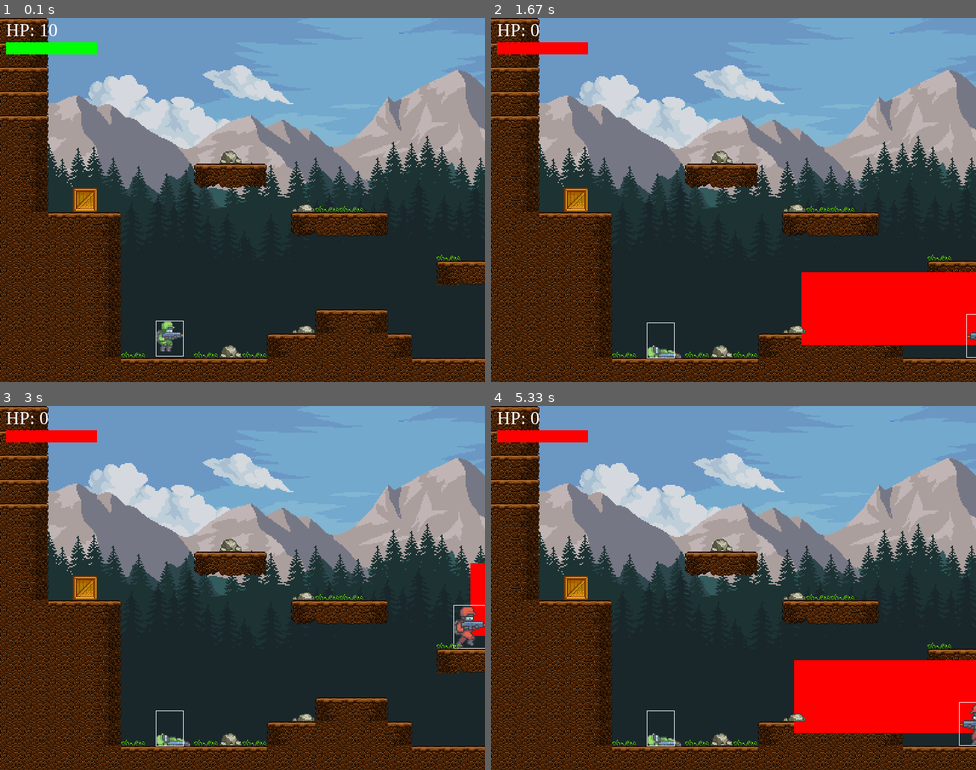
Above: before the commit, frames 1-4 (two rows, left to right).
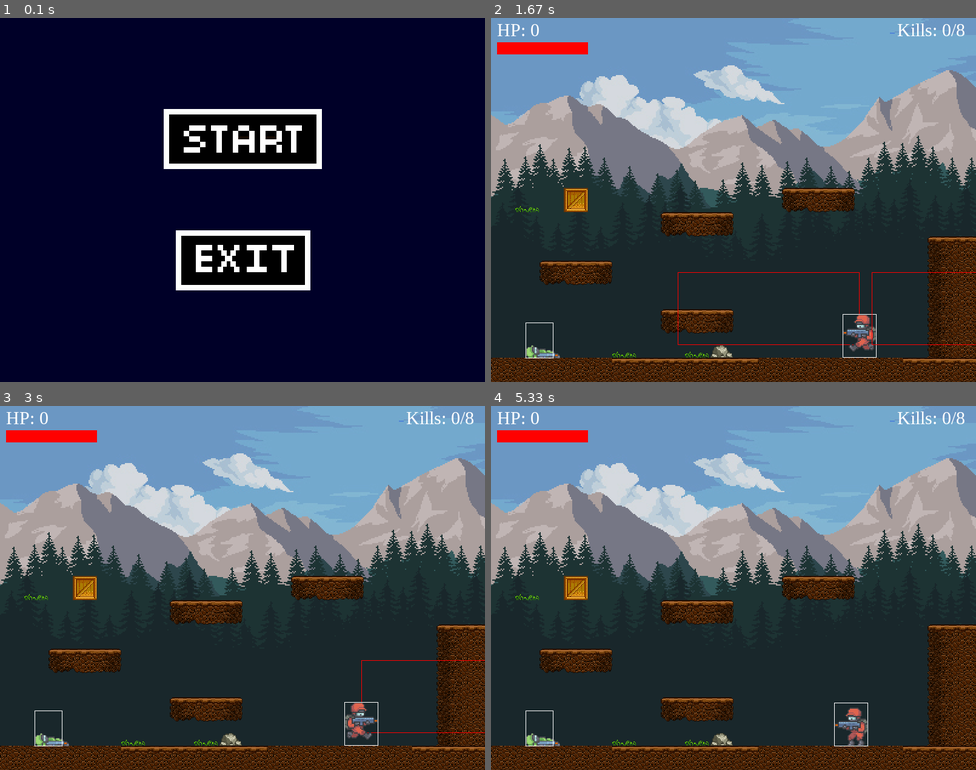
Above: after the commit, the same moments.

Repository: alfrooster/pygame-project
Game: pygame game, started from main.py
The game is run twice, just before and just after one commit, with the same random seed, the same clock (stepped at 60 frames per second) and the same inputs.
Inputs (mouse positions are in pixels of both pictures, inside the frame that each line leads up to):
- Up to frame 1 (0.1 s): no input
- Up to frame 2 (1.67 s): press the mouse at (733, 138) at 0.37 s; move the mouse to (791, 163) at 0.47 s; release the mouse at (845, 192) at 0.6 s; tap Q at 0.67 s
- Up to frame 3 (3 s): no input
- Up to frame 4 (5.33 s): no input

The runs differ from the first frame. In frame 1, 100% of the frame differs, in the area x 0-100%, y 0-100%; in frame 2, 29%; in frame 3, 26%; in frame 4, 30%.

Commit message:
screen scrolling and main menu

Diff:
--- /dev/null
+++ b/button.py
@@ -0,0 +1,31 @@
+import pygame
+
+#button class
+class Button():
+	def __init__(self,x, y, image, scale):
+		width = image.get_width()
+		height = image.get_height()
+		self.image = pygame.transform.scale(image, (int(width * scale), int(height * scale)))
+		self.rect = self.image.get_rect()
+		self.rect.topleft = (x, y)
+		self.clicked = False
+
+	def draw(self, surface):
+		action = False
+
+		#get mouse position
+		pos = pygame.mouse.get_pos()
+
+		#check mouseover and clicked conditions
+		if self.rect.collidepoint(pos):
+			if pygame.mouse.get_pressed()[0] == 1 and self.clicked == False:
+				action = True
+				self.clicked = True
+
+		if pygame.mouse.get_pressed()[0] == 0:
+			self.clicked = False
+
+		#draw button
+		surface.blit(self.image, (self.rect.x, self.rect.y))
+
+		return action
--- a/level1_data.csv
+++ b/level1_data.csv
@@ -1,15 +1,15 @@
-0;2;-1;-1;-1;-1;-1;-1;-1;-1;-1;-1;-1;-1;-1; …(404 unchanged characters)…
-0;2;-1;-1;-1;-1;-1;-1;-1;-1;-1;-1;-1;-1;-1; …(404 unchanged characters)…
-0;2;-1;-1;-1;-1;-1;-1;-1;-1;-1;-1;-1;-1;-1; …(404 unchanged characters)…
-0;2;-1;-1;-1;-1;-1;-1;-1;-1;-1;-1;-1;-1;-1; …(404 unchanged characters)…
-0;2;-1;-1;-1;-1;-1;-1;-1;-1;-1;-1;-1;-1;-1; …(404 unchanged characters)…
-4;5;-1;-1;-1;-1;-1;-1;-1;13;-1;-1;-1;-1;-1;-1;-1;-1;-1;-1;-1;-1;-1; …(380 unchanged characters)…
-4;5;-1;-1;-1;-1;-1;-1;6;7;8;-1;-1;-1;-1;-1;-1;-1;-1;-1;-1;-1;-1;-1; …(373 unchanged characters)…
-4;5;-1;12;-1;-1;-1;-1;-1;-1;-1;-1;11;14;14;-1;-1;-1;-1;-1;-1;-1;-1;-1;-1;-1;-1;-1; …(347 unchanged characters)…
-4;4;0;0;2;-1;-1;-1;-1;-1;-1;-1;6;7;7;8;-1;-1;-1;-1;-1;-1;-1;-1;-1;-1;-1;-1;-1; …(351 unchanged characters)…
-4;4;4;4;5;-1;-1;-1;-1;-1;-1;-1;-1;-1;-1;-1;-1;-1;14;-1;14;16;14;13;-1;-1;-1;-1;-1;-1;-1;14;-1;-1;1;0;2;-1;-1;-1;-1;-1;-1;-1;-1;-1;-1;-1;-1;-1; …(280 unchanged characters)…
-4;4;4;4;5;-1;-1;-1;-1;-1;-1;-1;-1;-1;-1;-1;-1;-1;1;7;7;7;7;7;8;-1;-1;-1;-1;13;-1;0;-1;-1;3;4;5;-1;-1;-1;-1;-1;-1;-1;-1;-1;-1;-1;-1;-1; …(265 unchanged characters)…
-4;4;4;4;5;-1;-1;-1;-1;-1;-1;-1;-1;-1;-1;-1;-1;-1;-1;-1;-1;-1;-1;-1;-1;-1;-1;-1;14;1;0;5;9;9;3;4;5;-1;-1;-1;-1;-1;-1;-1;-1;-1;-1;-1;-1;-1; …(273 unchanged characters)…
-4;4;4;4;5;-1;-1;-1;-1;-1;-1;-1;11;1;0;2;-1;-1;-1;-1;-1;-1;-1;-1;-1;-1;-1;1;0;4;4;5;10;10;3;4;5;-1;-1;-1;-1;-1;-1;-1;-1;-1;-1;-1;-1;-1; …(257 unchanged characters)…
-4;4;4;4;5;14;-1;15;14;13;14;1;0;4;4;4;2;-1;-1;-1;14;16;11;14;14;-1;1;4;4;4;4;5;10;10;3;4;5;-1;-1;-1;-1;-1;-1;-1;-1;-1;-1;-1;-1;-1; …(242 unchanged characters)…
-4;4;4;4;4;0;0;0;0;0;0;4;4;4;4;4;4;0;0;0;0;0;0;0;0;0;4;4;4;4;4;4;4;4;4;4;4;-1;-1;-1;-1;-1;-1;-1;-1;-1;-1;-1;-1;-1;-1;-1;-1;-1;-1;-1;-1;-1;-1;-1;-1;-1;-1;-1;-1;3;4;4;4;5;10;10;10;10;10;10;10;10;10;10 …(182 unchanged characters)…
+-1;-1;-1;-1;-1;-1;-1;-1;-1;-1;-1;-1;-1;-1;-1; …(404 unchanged characters)…
+-1;-1;-1;-1;-1;-1;-1;-1;-1;-1;-1;-1;-1;-1;-1; …(404 unchanged characters)…
+-1;-1;-1;-1;-1;-1;-1;-1;-1;-1;-1;-1;-1;-1;-1; …(404 unchanged characters)…
+-1;-1;-1;-1;-1;-1;-1;-1;-1;-1;-1;-1;-1;-1;-1; …(404 unchanged characters)…
+-1;-1;-1;-1;-1;-1;-1;-1;-1;-1;-1;-1;-1;-1;-1; …(404 unchanged characters)…
+-1;-1;-1;-1;-1;-1;-1;-1;-1;-1;-1;-1;-1;-1;-1;-1;-1;-1;-1;-1;-1;-1;-1; …(380 unchanged characters)…
+-1;-1;-1;-1;-1;-1;-1;-1;-1;-1;-1;-1;-1;-1;-1;-1;-1;-1;-1;-1;-1;-1;-1;-1; …(373 unchanged characters)…
+-1;14;-1;12;-1;-1;-1;-1;-1;-1;-1;-1;6;7;8;-1;-1;-1;-1;-1;-1;-1;-1;-1;-1;-1;-1;-1; …(347 unchanged characters)…
+-1;-1;-1;-1;-1;-1;-1;6;7;8;-1;-1;-1;-1;-1;-1;-1;-1;-1;-1;-1;-1;-1;-1;-1;-1;-1;-1;-1; …(351 unchanged characters)…
+-1;-1;-1;-1;-1;-1;-1;-1;-1;-1;-1;-1;-1;-1;-1;-1;-1;-1;1;0;2;-1;-1;-1;-1;-1;-1;-1;-1;-1;-1;-1;-1;-1;-1;-1;-1;-1;-1;-1;-1;-1;-1;-1;-1;-1;-1;-1;-1;-1; …(280 unchanged characters)…
+-1;-1;6;7;8;-1;-1;-1;-1;-1;-1;-1;-1;-1;-1;-1;-1;-1;3;4;5;-1;-1;-1;-1;-1;-1;-1;-1;-1;-1;-1;-1;-1;-1;-1;-1;-1;-1;-1;-1;-1;-1;-1;-1;-1;-1;-1;-1;-1; …(265 unchanged characters)…
+-1;-1;-1;-1;-1;-1;-1;-1;-1;-1;-1;-1;-1;-1;-1;-1;-1;-1;3;4;5;-1;-1;-1;-1;-1;-1;-1;-1;-1;-1;-1;-1;-1;-1;-1;-1;-1;-1;-1;-1;-1;-1;-1;-1;-1;-1;-1;-1;-1; …(273 unchanged characters)…
+-1;-1;-1;-1;-1;-1;-1;6;7;8;-1;-1;-1;-1;-1;-1;-1;-1;3;4;5;-1;-1;-1;-1;-1;-1;-1;-1;-1;4;9;9;4;-1;-1;-1;-1;-1;-1;-1;-1;-1;-1;-1;-1;-1;-1;-1;-1; …(257 unchanged characters)…
+-1;-1;15;-1;-1;14;-1;-1;14;13;-1;-1;-1;-1;-1;16;-1;-1;3;4;5;14;11;16;14;-1;-1;-1;-1;4;10;10;10;4;-1;-1;-1;-1;-1;-1;-1;-1;-1;-1;-1;-1;-1;-1;-1;-1; …(242 unchanged characters)…
+4;4;4;4;4;0;0;0;0;0;0;4;4;4;4;4;4;0;0;0;0;0;0;0;0;0;-1;-1;4;4;4;4;4;4;4;4;4;0;0;0;0;0;0;0;0;0;0;0;0;0;0;0;0;0;0;0;0;0;0;0;0;0;0;0;0;3;4;4;4;5;10;10;10;10;10;10;10;10;10;10 …(182 unchanged characters)…
--- a/main.py
+++ b/main.py
@@ -2,6 +2,7 @@
 import os
 import random
 import csv
+import button
 
 pygame.init()
 
@@ -17,11 +18,16 @@
 
 #game variables
 GRAVITY = 0.75
+SCROLL_THL = 240
+SCROLL_THR = 420
 ROWS = 15
 COLS = 150
 TILE_SIZE = SCREEN_HEIGHT // ROWS
 TILE_TYPES = 21
+screen_scroll = 0
+bg_scroll = 0
 level = 1
+start_game = False
 
 #define player action variables
 moving_left = False
@@ -29,6 +35,11 @@
 shoot = False
 
 #load images
+#button images
+start_img = pygame.image.load('img/start_btn.png').convert_alpha()
+exit_img = pygame.image.load('img/exit_btn.png').convert_alpha()
+restart_img = pygame.image.load('img/restart_btn.png').convert_alpha()
+#background
 pine1_img = pygame.image.load('img/Background/pine1.png').convert_alpha()
 pine2_img = pygame.image.load('img/Background/pine2.png').convert_alpha()
 mountain_img = pygame.image.load('img/Background/mountain.png').convert_alpha()
@@ -43,7 +54,7 @@
 grenade_img = pygame.image.load('img/icons/grenade.png').convert_alpha()
 
 #define colors
-BG = (0, 0, 0)
+BG = (0, 0, 40)
 RED = (255, 0, 0)
 WHITE = (255, 255, 255)
 GREEN = (0, 255, 0)
@@ -57,10 +68,12 @@
 
 def draw_bg():
     screen.fill(BG)
-    screen.blit(sky_img, (0, 0))
-    screen.blit(mountain_img, (0, SCREEN_HEIGHT - mountain_img.get_height() - 260))
-    screen.blit(pine1_img, (0, SCREEN_HEIGHT - pine1_img.get_height() - 110))
-    screen.blit(pine2_img, (0, SCREEN_HEIGHT - pine2_img.get_height() + 40))
+    width = sky_img.get_width()
+    for x in range(5):
+        screen.blit(sky_img, ((x * width) - bg_scroll * 0.1, 0))
+        screen.blit(mountain_img, ((x * width) - bg_scroll * 0.3, SCREEN_HEIGHT - mountain_img.get_height() - 260))
+        screen.blit(pine1_img, ((x * width) - bg_scroll * 0.35, SCREEN_HEIGHT - pine1_img.get_height() - 110))
+        screen.blit(pine2_img, ((x * width) - bg_scroll * 0.4, SCREEN_HEIGHT - pine2_img.get_height() + 40))
 
 class Creature(pygame.sprite.Sprite):
     def __init__(self, char_type, x, y, scale, speed, health):
@@ -71,6 +84,7 @@
         self.shoot_cooldown = 0
         self.health = health
         self.max_health = self.health
+        self.kill_count = 0
         self.direction = 1
         self.vel_y = 0
         self.jump = False
@@ -91,6 +105,7 @@
         self.idling_counter = 0
         self.vomit_cooldown = 0
         self.melee_cooldown = 0
+        self.kill_counted = False
 
         #load all images for the players
         animation_types = ['Idle', 'Run', 'Jump', 'Death', 'Attack']
@@ -123,6 +138,7 @@
 
     def move(self, moving_left, moving_right):
         #reset movement variables
+        screen_scroll = 0
         dx = 0
         dy = 0
 
@@ -164,10 +180,23 @@
                     self.in_air = False
                     dy = tile[1].top - self.rect.bottom
 
+        #check if going off the edges of the screen
+        if self.char_type == 'player':
+            if self.rect.left + dx < 0 or self.rect.right + dx > SCREEN_WIDTH:
+                dx = 0
 
         #update rectangle position
         self.rect.x += dx
         self.rect.y += dy
+
+        #update scroll based on player position
+        if self.char_type == 'player':
+            if (self.rect.right > SCREEN_WIDTH - SCROLL_THR and bg_scroll < (world.level_length * TILE_SIZE) - SCREEN_WIDTH)\
+                or (self.rect.left < SCROLL_THL and bg_scroll > abs(dx)):
+                self.rect.x -= dx
+                screen_scroll = -dx
+
+        return screen_scroll
 
     def shoot(self):
         if self.shoot_cooldown == 0:
@@ -183,7 +212,7 @@
 
     def melee(self):
         self.melee_cooldown = 100
-        pygame.draw.rect(screen, RED, self.punch)
+        pygame.draw.rect(screen, RED, self.punch, 1)
         #if player rect collides with punch rect, lower player health
         if self.punch.colliderect(player.rect):
             if player.alive:
@@ -240,7 +269,7 @@
                     self.move_counter += 1
                     #update ai vision as the enemy moves
                     self.vision.center = (self.rect.centerx + 150 * self.direction, self.rect.centery - 45)
-                    pygame.draw.rect(screen, RED, self.vision)
+                    pygame.draw.rect(screen, RED, self.vision, 1)
 
                     if self.move_counter > TILE_SIZE:
                         self.direction *= -1
@@ -249,6 +278,9 @@
                     self.idling_counter -= 1
                     if self.idling_counter <= 0:
                         self.idling = False
+
+        #scroll
+        self.rect.x += screen_scroll
 
 
     def update_animation(self):
@@ -284,6 +316,9 @@
             self.speed = 0
             self.alive = False
             self.update_action(3)
+            if self.char_type != 'player' and self.kill_counted == False:
+                player.kill_count += 1
+                self.kill_counted = True
 
     def draw(self):
         screen.blit(pygame.transform.flip(self.img, self.flip, False), self.rect)
@@ -295,6 +330,7 @@
         self.obstacle_list = []
 
     def process_data(self, data):
+        self.level_length = len(data[0])
         #iterate through each value in level data file
         for y, row in enumerate(data):
             for x, tile in enumerate(row):
@@ -316,12 +352,12 @@
                     elif tile == 15:
                         player = Creature("player", x * TILE_SIZE, y * TILE_SIZE, 1.65, 5, 10)
                         health_bar = HealthBar(10, 40, player.health, player.health)
+                    elif tile == 16:
+                        enemy = Creature("reg_monster", x * TILE_SIZE, y * TILE_SIZE, 2, 2, 10)
+                        enemy_group.add(enemy)
                     #elif tile == 16:
-                        #enemy = Creature("reg_monster", x * TILE_SIZE, y * TILE_SIZE, 2, 2, 10)
+                        #enemy = Creature("ranged_monster", x * TILE_SIZE, y * TILE_SIZE, 2, 4, 10)
                         #enemy_group.add(enemy)
-                    elif tile == 16:
-                        enemy = Creature("ranged_monster", x * TILE_SIZE, y * TILE_SIZE, 2, 4, 10)
-                        enemy_group.add(enemy)
                     #elif tile == 18:
                         #enemy = Creature("big_monster", x * TILE_SIZE, y * TILE_SIZE, 2, 1, 20)
                         #enemy_group.add(enemy)
@@ -331,7 +367,9 @@
         return player, health_bar
     def draw(self):
         for tile in self.obstacle_list:
+            tile[1][0] += screen_scroll
             screen.blit(tile[0], tile[1])
+
 
 class Decoration(pygame.sprite.Sprite):
     def __init__(self, img, x, y):
@@ -340,6 +378,10 @@
         self.rect = self.image.get_rect()
         self.rect.midtop = (x + TILE_SIZE // 2, y + (TILE_SIZE - self.image.get_height()))
 
+    def update(self):
+        self.rect.x += screen_scroll
+
+
 class Water(pygame.sprite.Sprite):
     def __init__(self, img, x, y):
         pygame.sprite.Sprite.__init__(self)
@@ -347,12 +389,19 @@
         self.rect = self.image.get_rect()
         self.rect.midtop = (x + TILE_SIZE // 2, y + (TILE_SIZE - self.image.get_height()))
 
+    def update(self):
+        self.rect.x += screen_scroll
+
+
 class Exit(pygame.sprite.Sprite):
     def __init__(self, img, x, y):
         pygame.sprite.Sprite.__init__(self)
         self.image = img
         self.rect = self.image.get_rect()
         self.rect.midtop = (x + TILE_SIZE // 2, y + (TILE_SIZE - self.image.get_height()))
+
+    def update(self):
+        self.rect.x += screen_scroll
 
 
 class HealthBar():
@@ -382,7 +431,7 @@
 
     def update(self):
         #move bullet
-        self.rect.x += (self.direction * self.speed)
+        self.rect.x += (self.direction * self.speed) + screen_scroll
         pygame.draw.rect(screen, WHITE, self.rect, 1)
         #check if bullet has gone off screen
         if self.rect.right < 0 or self.rect.left > SCREEN_WIDTH:
@@ -409,7 +458,7 @@
 
     def update(self):
         #move projectile
-        self.rect.x += (self.direction * self.speed)
+        self.rect.x += (self.direction * self.speed) + screen_scroll
         pygame.draw.rect(screen, WHITE, self.rect, 1)
         #check if projectile has gone off screen
         if self.rect.right < 0 or self.rect.left > SCREEN_WIDTH:
@@ -425,6 +474,11 @@
                 self.kill()
 
 
+#create buttons
+start_button = button.Button(SCREEN_WIDTH // 2 - 130, SCREEN_HEIGHT // 2 - 150, start_img, 1)
+exit_button = button.Button(SCREEN_WIDTH // 2 - 110, SCREEN_HEIGHT // 2 + 50, exit_img, 1)
+restart_button = button.Button(SCREEN_WIDTH // 2 - 130, SCREEN_HEIGHT // 2 - 150, restart_img, 1)
+
 #create sprite groups
 enemy_group = pygame.sprite.Group()
 bullet_group = pygame.sprite.Group()
@@ -449,53 +503,68 @@
 world = World()
 player, health_bar = world.process_data(world_data)
 
+
 run = True
 while run:
     clock.tick(FPS)
 
-    #update background
-    draw_bg()
-    #draw world map
-    world.draw()
-
-    health_bar.draw(player.health)
-    draw_text(f'HP: {player.health}', font, WHITE, 10, 3)
-
-    player.update()
-    player.draw()
-
-    for enemy in enemy_group:
-        enemy.ai()
-        enemy.update()
-        enemy.draw()
-
-    #update and draw groups
-    bullet_group.update()
-    projectile_group.update()
-    water_group.update()
-    decoration_group.update()
-    exit_group.update()
-    bullet_group.draw(screen)
-    projectile_group.draw(screen)
-    decoration_group.draw(screen)
-    water_group.draw(screen)
-    exit_group.draw(screen)
-
-    #update player actions
-    if player.alive:
-        if shoot:
-            player.shoot()
-        if player.in_air:
-            player.update_action(2)#2: jump
-        elif shoot and player.in_air == False and moving_left == False and moving_right == False:
-            player.update_action(4)#4: attack
-        elif moving_left or moving_right:
-            player.update_action(1)#1: run
+    if start_game == False:
+        #draw menu
+        screen.fill(BG)
+        if start_button.draw(screen):
+            start_game = True
+        if exit_button.draw(screen):
+            run = False
+        #restart_button.draw(screen)
+    else:
+
+        #update background
+        draw_bg()
+        #draw world map
+        world.draw()
+
+        health_bar.draw(player.health)
+        draw_text(f'HP: {player.health}', font, WHITE, 10, 3)
+
+        enemy_count = len(enemy_group)
+        draw_text(f'Kills: {player.kill_count}/{enemy_count}', font, WHITE, SCREEN_WIDTH - 130, 3)
+
+        player.update()
+        player.draw()
+
+        for enemy in enemy_group:
+            enemy.ai()
+            enemy.update()
+            enemy.draw()
+
+        #update and draw groups
+        bullet_group.update()
+        projectile_group.update()
+        water_group.update()
+        decoration_group.update()
+        exit_group.update()
+        bullet_group.draw(screen)
+        projectile_group.draw(screen)
+        decoration_group.draw(screen)
+        water_group.draw(screen)
+        exit_group.draw(screen)
+
+        #update player actions
+        if player.alive:
+            if shoot:
+                player.shoot()
+            if player.in_air:
+                player.update_action(2)#2: jump
+            elif shoot and player.in_air == False and moving_left == False and moving_right == False:
+                player.update_action(4)#4: attack
+            elif moving_left or moving_right:
+                player.update_action(1)#1: run
+            else:
+                player.update_action(0)#0: idle
+            screen_scroll = player.move(moving_left, moving_right)
+            bg_scroll -= screen_scroll
         else:
-            player.update_action(0)#0: idle
-        player.move(moving_left, moving_right)
-    else:
-        player.move(False, False)
+            player.move(False, False)
 
     for event in pygame.event.get():
         #quit game
